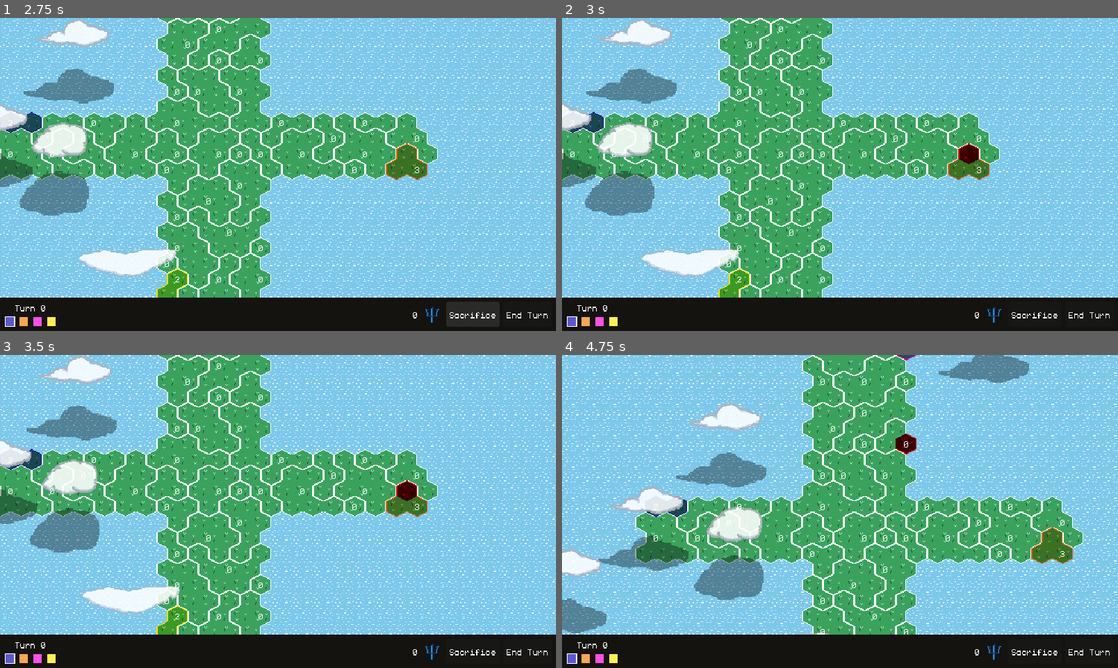
Above: before the commit, frames 1-4 (two rows, left to right).
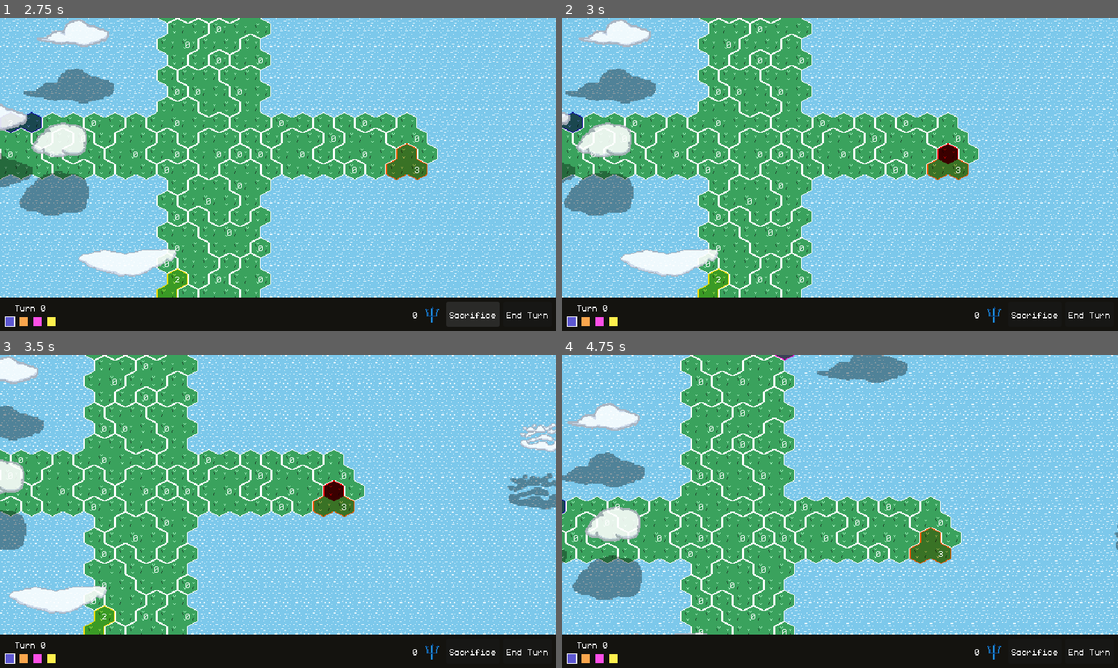
Above: after the commit, the same moments.

Repository: feored/LD54
Game: Godot game, scene res://scenes/main_menu/main_menu.tscn
Same seed, same stepped clock (60 frames per second), same inputs: the game is played once before the commit and once after it.
Inputs (mouse positions are in pixels of both pictures, inside the frame that each line leads up to):
- Up to frame 1 (2.75 s): click "Play Scenario" at 0.5 s; click "Play" at 1.25 s; click "Sacrifice" at 2 s
- Up to frame 2 (3 s): move the mouse to (962, 158) at 2.77 s; hold D (map_right, bound only after the commit) from 2.78 s (still down); click (962, 158) at 2.92 s
- Up to frame 3 (3.5 s): keep holding D (map_right, bound only after the commit)
- Up to frame 4 (4.75 s): release D (map_right, bound only after the commit) at 3.5 s; drag from (728, 527) to (812, 574) at 3.52 s; move the mouse to (895, 442) at 4.27 s; hold D (map_right, bound only after the commit) from 4.28 s (still down)

Frame 1 is identical in both runs. In frame 2, 14% of the frame differs, in the area x 0-100%, y 0-90%; in frame 3, 40%; in frame 4, 49%.

Commit message:
Key bindings for moving map + some music

Diff:
--- /dev/null
+++ b/assets/music/audio_bus_layout.tres
@@ -0,0 +1,3 @@
+[gd_resource type="AudioBusLayout" format=3 uid="uid://b73rar7etj8s"]
+
+[resource]
--- a/project.godot
+++ b/project.godot
@@ -15,12 +15,17 @@
 config/features=PackedStringArray("4.1", "Forward Plus")
 config/icon="res://assets/icon.png"
 
+[audio]
+
+buses/default_bus_layout="res://assets/music/audio_bus_layout.tres"
+
 [autoload]
 
 Constants="*res://scripts/constants.gd"
 Utils="*res://scripts/utils.gd"
 Settings="*res://scripts/settings.gd"
 SceneTransition="*res://scenes/scene_transition.tscn"
+Music="*res://scenes/music/music.tscn"
 
 [display]
 
@@ -37,6 +42,30 @@
 "events": [Object(InputEventKey,"resource_local_to_scene":false,"resource_name":"","device":0,"window_id":0,"alt_presse …(181 unchanged characters)…
 ]
 }
+map_left={
+"deadzone": 0.5,
+"events": [Object(InputEventKey,"resource_local_to_scene":false,"resource_name":"","device":0,"window_id":0,"alt_pressed":false,"shift_pressed":false,"ctrl_pressed":false,"meta_pressed":false,"pressed":false,"keycode":0,"physical_keycode":4194319,"key_label":0,"unicode":0,"echo":false,"script":null)
+, Object(InputEventKey,"resource_local_to_scene":false,"resource_name":"","device":-1,"window_id":0,"alt_pressed":false,"shift_pressed":false,"ctrl_pressed":false,"meta_pressed":false,"pressed":false,"keycode":0,"physical_keycode":65,"key_label":0,"unicode":97,"echo":false,"script":null)
+]
+}
+map_right={
+"deadzone": 0.5,
+"events": [Object(InputEventKey,"resource_local_to_scene":false,"resource_name":"","device":-1,"window_id":0,"alt_pressed":false,"shift_pressed":false,"ctrl_pressed":false,"meta_pressed":false,"pressed":false,"keycode":0,"physical_keycode":68,"key_label":0,"unicode":100,"echo":false,"script":null)
+, Object(InputEventKey,"resource_local_to_scene":false,"resource_name":"","device":-1,"window_id":0,"alt_pressed":false,"shift_pressed":false,"ctrl_pressed":false,"meta_pressed":false,"pressed":false,"keycode":0,"physical_keycode":4194321,"key_label":0,"unicode":0,"echo":false,"script":null)
+]
+}
+map_up={
+"deadzone": 0.5,
+"events": [Object(InputEventKey,"resource_local_to_scene":false,"resource_name":"","device":-1,"window_id":0,"alt_pressed":false,"shift_pressed":false,"ctrl_pressed":false,"meta_pressed":false,"pressed":false,"keycode":0,"physical_keycode":87,"key_label":0,"unicode":119,"echo":false,"script":null)
+, Object(InputEventKey,"resource_local_to_scene":false,"resource_name":"","device":-1,"window_id":0,"alt_pressed":false,"shift_pressed":false,"ctrl_pressed":false,"meta_pressed":false,"pressed":false,"keycode":0,"physical_keycode":4194320,"key_label":0,"unicode":0,"echo":false,"script":null)
+]
+}
+map_down={
+"deadzone": 0.5,
+"events": [Object(InputEventKey,"resource_local_to_scene":false,"resource_name":"","device":-1,"window_id":0,"alt_pressed":false,"shift_pressed":false,"ctrl_pressed":false,"meta_pressed":false,"pressed":false,"keycode":0,"physical_keycode":4194322,"key_label":0,"unicode":0,"echo":false,"script":null)
+, Object(InputEventKey,"resource_local_to_scene":false,"resource_name":"","device":-1,"window_id":0,"alt_pressed":false,"shift_pressed":false,"ctrl_pressed":false,"meta_pressed":false,"pressed":false,"keycode":0,"physical_keycode":83,"key_label":0,"unicode":115,"echo":false,"script":null)
+]
+}
 
 [rendering]
 
--- a/scenes/main/main.gd
+++ b/scenes/main/main.gd
@@ -53,6 +53,7 @@
 func _ready():
 	Settings.input_locked = false
 	self.world.init(Callable(self.messenger, "set_message"))
+	Music.play_track(Music.Track.World)
 	match Settings.game_mode:
 		Constants.GameMode.Play:
 			UI.visible = false
--- a/scenes/main_menu/main_menu.gd
+++ b/scenes/main_menu/main_menu.gd
@@ -19,6 +19,7 @@
 
 func _ready():
 	self.show_state(State.Main)
+	Music.play_track(Music.Track.Menu)
 
 	self.world.init(Callable(self, "no_message"))
 	self.world.regionLabelsParent.visible = false
--- /dev/null
+++ b/scenes/music/music.gd
@@ -0,0 +1,26 @@
+extends AudioStreamPlayer
+
+## Tracks
+enum Track {
+	Menu,
+	World,
+}
+const BGM_TRACKS = {
+	Track.Menu: preload("res://assets/music/pirate_4.ogg"),
+	Track.World: preload("res://assets/music/pirate_7.ogg"),
+}
+
+
+# Called when the node enters the scene tree for the first time.
+func _ready():
+	pass  # Replace with function body.
+
+
+# Called every frame. 'delta' is the elapsed time since the previous frame.
+func _process(delta):
+	pass
+
+
+func play_track(track: Track):
+	self.stream = BGM_TRACKS[track]
+	self.play()
--- /dev/null
+++ b/scenes/music/music.tscn
@@ -0,0 +1,10 @@
+[gd_scene load_steps=3 format=3 uid="uid://d1s1bwqcw6xdk"]
+
+[ext_resource type="AudioStream" uid="uid://djgipihymu1df" path="res://assets/music/pirate_4.ogg" id="1_1nueb"]
+[ext_resource type="Script" path="res://scenes/music/music.gd" id="2_4a7we"]
+
+[node name="Music" type="AudioStreamPlayer"]
+process_mode = 3
+stream = ExtResource("1_1nueb")
+bus = &"Music"
+script = ExtResource("2_4a7we")
--- a/scenes/scene_transition.tscn
+++ b/scenes/scene_transition.tscn
@@ -11,6 +11,9 @@
 [sub_resource type="GradientTexture1D" id="GradientTexture1D_wehpm"]
 gradient = SubResource("Gradient_a3was")
 width = 16
+
+[sub_resource type="Animation" id="Animation_am2pm"]
+length = 0.001
 
 [sub_resource type="Animation" id="Animation_sx5xy"]
 resource_name = "fade_out"
@@ -27,9 +30,6 @@
 "update": 0,
 "values": [Color(1, 1, 1, 0), Color(1, 1, 1, 1)]
 }
-
-[sub_resource type="Animation" id="Animation_am2pm"]
-length = 0.001
 
 [sub_resource type="AnimationLibrary" id="AnimationLibrary_lbgph"]
 _data = {
--- a/scripts/constants.gd
+++ b/scripts/constants.gd
@@ -29,6 +29,7 @@
 const MIN_TEAMS = 2  ## including player
 const MAX_TEAMS = 7
 const BLENDING_MODULATE_ALPHA = 0.6
+const CAMERA_SPEED = 5
 
 ## Null values
 const NULL_COORDS = Vector2i(-9999, -9999)
--- a/world/camera/Camera2D.gd
+++ b/world/camera/Camera2D.gd
@@ -15,11 +15,21 @@
 
 func _ready():
 	self.position_smoothing_enabled = false
-	self.position_smoothing_speed = 5
+	self.position_smoothing_speed = Constants.CAMERA_SPEED
 
 # Called every frame. 'delta' is the elapsed time since the previous frame.
-func _process(_delta):
-	pass
+func _physics_process(_delta):
+	if not active or Settings.input_locked:
+		return
+	if Input.is_action_pressed("map_left"):
+		position = Vector2(position.x - Constants.CAMERA_SPEED/2, position.y)
+	elif Input.is_action_pressed("map_right"):
+		position = Vector2(position.x + Constants.CAMERA_SPEED/2, position.y)
+	if Input.is_action_pressed("map_up"):
+		position = Vector2(position.x, position.y  - Constants.CAMERA_SPEED/2)
+	elif Input.is_action_pressed("map_down"):
+		position = Vector2(position.x,  position.y + Constants.CAMERA_SPEED/2)
+
 
 
 func move():
@@ -53,6 +63,7 @@
 			start_position = move()
 			is_dragging = true
 
+
 func move_smoothed(target, precision = 1):
 	if not active:
 		return
Not shown, added: assets/music/pirate_4.ogg.import
Not shown, added: assets/music/pirate_7.ogg.import
Not shown, added: assets/music/pirate_4.ogg
Not shown, added: assets/music/pirate_7.ogg
